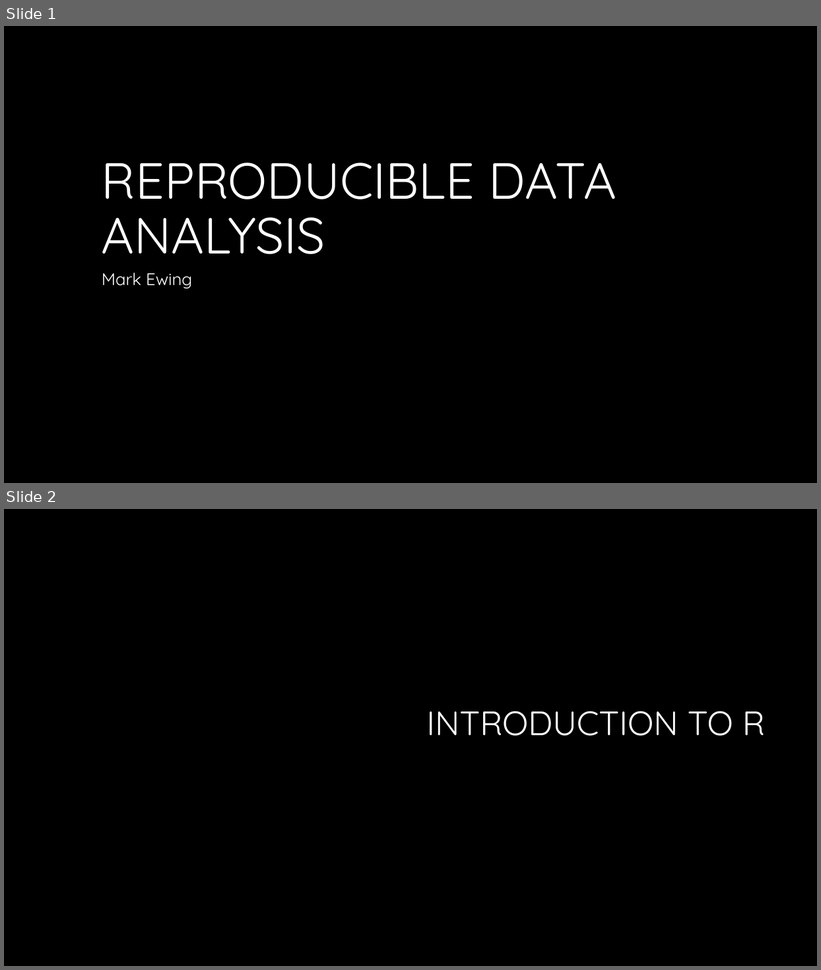
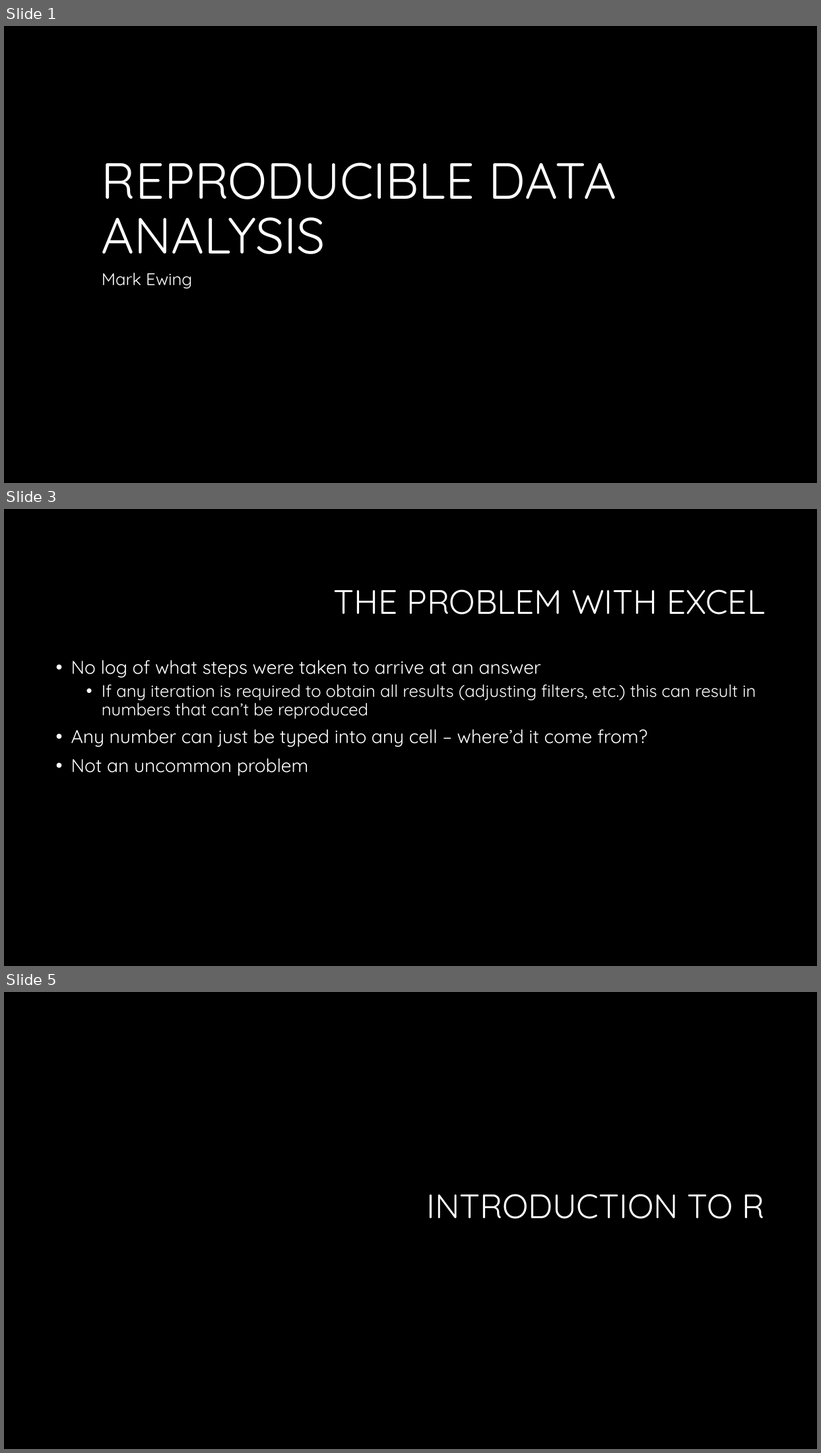
Before and after one commit to bmewing/TCQF2016, a slide deck: Reproducible data analysis.pptx. Shown one above the other, each under a label of ours: slides 1 and 2 before the commit, slides 1, 3 and 5 after it; the slides between them are not shown. The pictures are 821x970 and 821x1453 pixels, drawn with LibreOffice and Linux fonts; fonts in the diff are those of the drawing; background and template pictures are left out. Boxes give left, top, right and bottom in pixels: in the first picture for what was removed or moved away, otherwise in the second. Text is boxed around its words. In the diff, an @@ line names an element or a change of style, - is before the commit and + after.

```diff
--- a/Reproducible data analysis.pptx
+++ b/Reproducible data analysis.pptx
@@ slide 3 added at [4, 509, 817, 966], background #000000 @@
@@ title added at [334, 590, 766, 615], 40 pt, text #FFFFFF @@
+THE PROBLEM WITH EXCEL
@@ text added at [71, 660, 756, 776], 22 pt, text #FFFFFF @@
+• No log of what steps were taken to arrive at an answer
+  • If any iteration is required to obtain all results (adjusting filters, etc.) this can result in numbers that can’t be reproduced
+• Any number can just be typed into any cell – where’d it come from?
+• Not an uncommon problem
@@ what was slide 2 is now slide 5 @@
```
Also in this commit, not shown: 25 other slides added, 1 slide removed, 5 other files.
